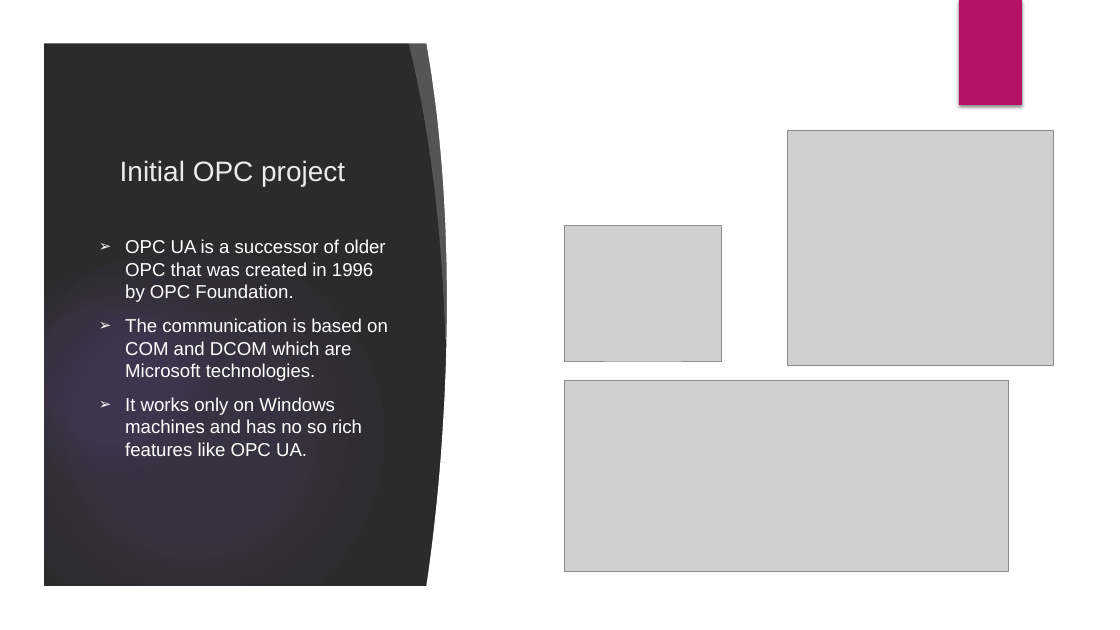
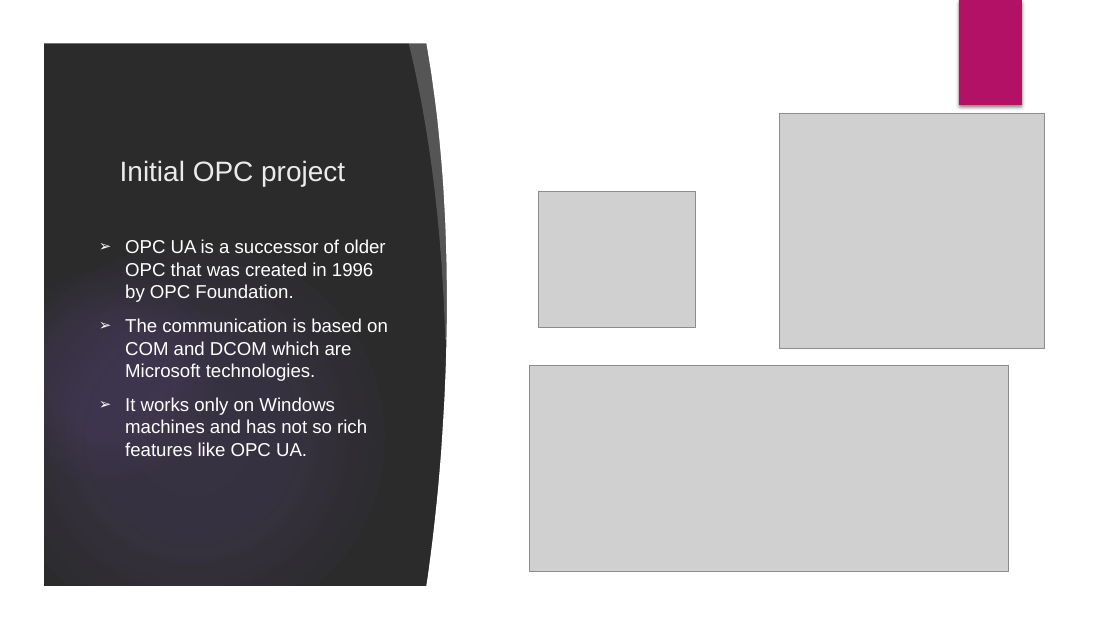
Before and after one commit to velizar92/TSK_Presentations, a slide deck: slide 4 of OPC UA and Industry 4.0.pptx. Drawn at 1120x630 pixels with LibreOffice and Linux fonts; fonts in the diff are those of the drawing; grey boxes stand for pictures; background and template pictures are left out; a plain dark background stands for a picture behind light text. Boxes give left, top, right and bottom in pixels: in the first picture for what was removed or moved away, otherwise in the second. Text is boxed around its words. In the diff, an @@ line names an element or a change of style, - is before the commit and + after.

Commit message:
Small updates

```diff
--- a/OPC UA and Industry 4.0.pptx
+++ b/OPC UA and Industry 4.0.pptx
@@ picture moved from (x1=788, y1=131, x2=1054, y2=365) to (x1=780, y1=114, x2=1045, y2=349) @@
@@ picture moved from (x1=565, y1=225, x2=722, y2=361) to (x1=539, y1=192, x2=696, y2=328) @@
@@ picture resized from (x1=565, y1=381, x2=1009, y2=572) to (x1=530, y1=365, x2=1009, y2=572) @@
@@ text at (x1=125, y1=397, x2=367, y2=456): text changed @@
-➢ It works only on Windows machines and has no so rich features like OPC UA.
+➢ It works only on Windows machines and has not so rich features like OPC UA.
```
Also in this commit, not shown: 4 other slides changed.
